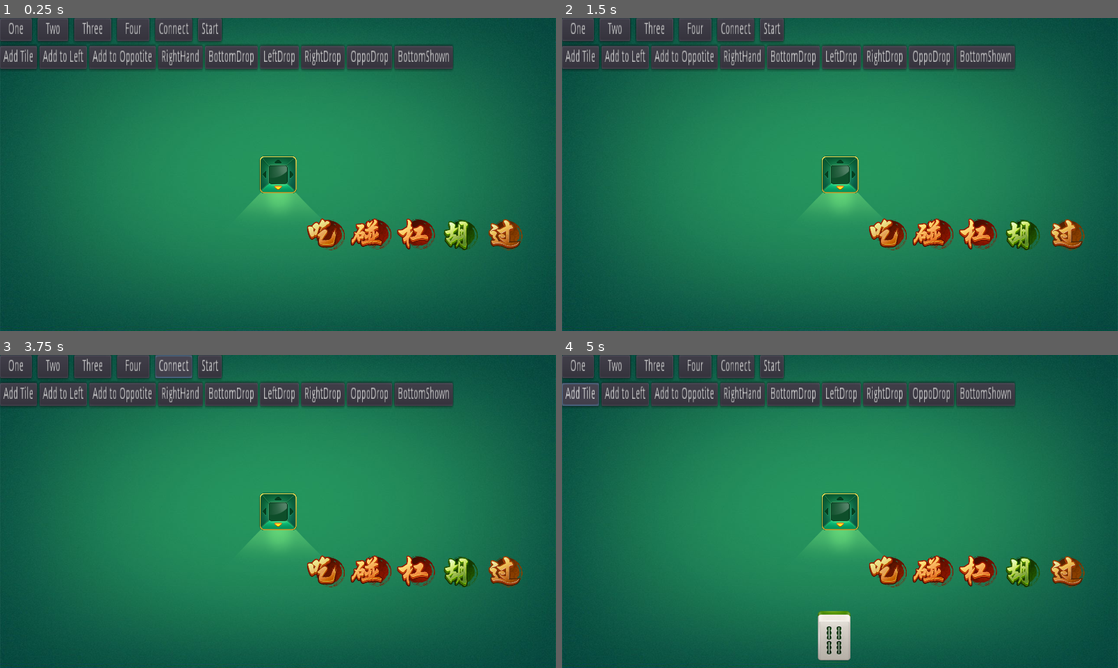
Above: before the commit, frames 1-4 (two rows, left to right).
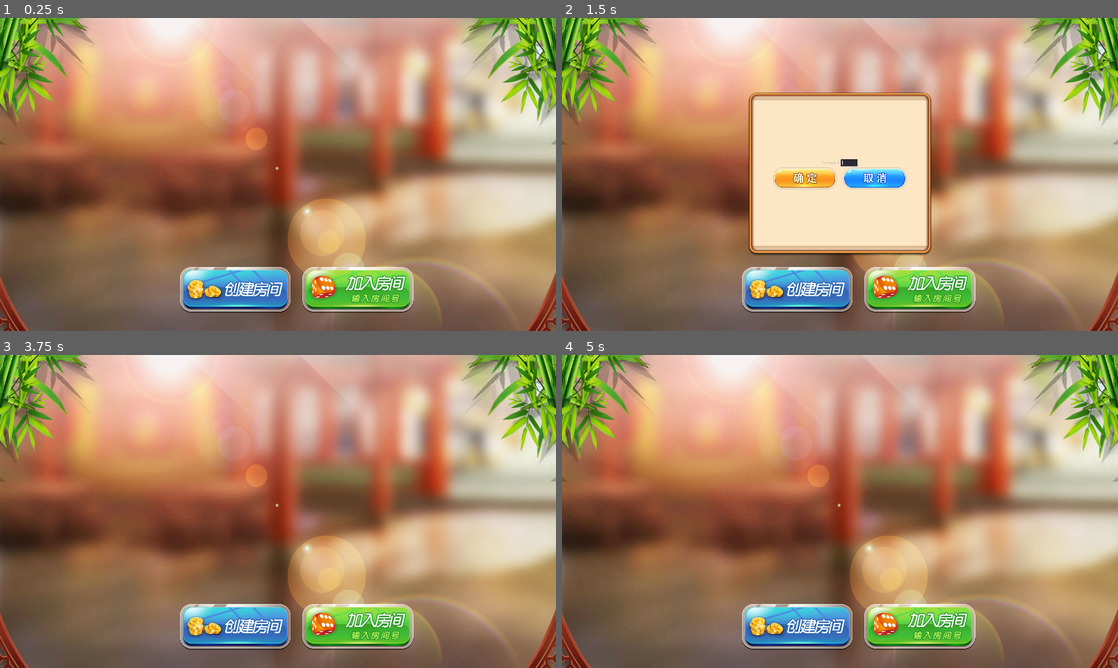
Above: after the commit, the same moments.

Repository: c-my/MahjongGame
Game: Godot game, scene res://Hall.tscn
The game is run twice, just before and just after one commit, with the same random seed, the same clock (stepped at 60 frames per second) and the same inputs. Before the commit the project starts from res://Table/Table.tscn.
Inputs (mouse positions are in pixels of both pictures, inside the frame that each line leads up to):
- Up to frame 1 (0.25 s): no input
- Up to frame 2 (1.5 s): click (890, 233) at 0.52 s; click (795, 290) at 1.27 s
- Up to frame 3 (3.75 s): click (417, 570) at 2.02 s; click (311, 514) at 2.77 s; click (172, 367) at 3.5 s, where only the run before the commit has a clickable "Connect"
- Up to frame 4 (5 s): click (578, 395) at 4.25 s, where only the run before the commit has a clickable "Add Tile"

The runs differ from the first frame. In frame 1, 100% of the frame differs, in the area x 0-100%, y 0-100%; in frame 2, 100%; in frame 3, 100%; in frame 4, 100%.
Error before the commit: Invalid get index 'chow_types' (on base: 'Nil'). (res://Table/Table.gd:43)

Commit message:
Feature: create room and join

Diff:
--- a/Constants.gd
+++ b/Constants.gd
@@ -59,6 +59,11 @@
 	const SEPARATION = 30
 	const MARGIN_BOTTOM = 350
 
+class HTTP:
+	const BASE_URL = "http://127.0.0.1"
+	const PORT = "1114"
+	const ROOM_URL = BASE_URL+":"+PORT+"/room/"
+
 
 # Called when the node enters the scene tree for the first time.
 func _ready():
--- /dev/null
+++ b/Hall.gd
@@ -0,0 +1,62 @@
+extends Node2D
+
+
+var my_user_id=0
+
+
+# Called when the node enters the scene tree for the first time.
+func _ready():
+	$CreateRoomRequest.connect("request_completed", self, "on_request_completed")
+	ConnManager.connect("conn_success", self, "on_ws_established")
+
+
+
+# Called every frame. 'delta' is the elapsed time since the previous frame.
+#func _process(delta):
+#	pass
+
+func on_ws_established():
+	get_tree().change_scene("res://Table/Table.tscn")
+	pass
+
+func _on_CreateRoomButton_pressed():
+	$CreateRoomDialog.popup_centered()
+
+func _on_CancelButton_pressed():
+	$CreateRoomDialog.hide()
+	pass # Replace with function body.
+
+func on_request_completed(result, response_code, headers, body):
+	if result!=HTTPRequest.RESULT_SUCCESS:
+		pass
+	var json = JSON.parse(body.get_string_from_utf8())
+	var res = json.result
+	if res["success"]==true:
+		print_debug("room created")
+		# connect to websocket
+		ConnManager.connect_ws(my_user_id)
+	else:
+		print_debug("failed to create room")
+
+
+func send_create_room():
+	var use_ssl = false
+	var headers = ["Content-Type: application/json"]
+	var dict = {"user_id":my_user_id,
+		"passwd":$CreateRoomDialog/VoxContainer/PasswdContainer/PasswordEdit.text}
+	var data = to_json(dict)
+	$CreateRoomRequest.request(Constants.HTTP.ROOM_URL, headers, use_ssl, HTTPClient.METHOD_POST, data)
+
+
+func send_join_room():
+	var use_ssl = false
+	var headers = ["Content-Type: application/json"]
+	var dict = {"user_id":my_user_id,
+		"room_id":0,
+		"passwd":""}
+	var data = to_json(dict)
+
+
+
+func _on_ConfirmButton_pressed():
+	send_create_room()
--- a/Hall.tscn
+++ b/Hall.tscn
@@ -1,10 +1,19 @@
-[gd_scene load_steps=4 format=2]
+[gd_scene load_steps=9 format=2]
 
 [ext_resource path="res://Asset/HallBackground.png" type="Texture" id=1]
 [ext_resource path="res://Asset/Button/RoomControl/CreateRoom.png" type="Texture" id=2]
 [ext_resource path="res://Asset/Button/RoomControl/EnterRoom.png" type="Texture" id=3]
+[ext_resource path="res://Hall.gd" type="Script" id=4]
+[ext_resource path="res://Asset/Button/General/Confirm.png" type="Texture" id=5]
+[ext_resource path="res://Asset/Button/General/Cancel.png" type="Texture" id=6]
+[ext_resource path="res://Asset/PopupBackground.png" type="Texture" id=7]
+
+[sub_resource type="StyleBoxTexture" id=1]
+texture = ExtResource( 7 )
+region_rect = Rect2( 0, 0, 640, 569 )
 
 [node name="Node2D" type="Node2D"]
+script = ExtResource( 4 )
 
 [node name="TextureRect" type="TextureRect" parent="."]
 margin_right = 1920.0
@@ -20,7 +29,8 @@
 margin_top = 859.261
 margin_right = 1417.26
 margin_bottom = 1018.26
-custom_constants/separation = 30
+custom_constants/separation = 40
+alignment = 1
 __meta__ = {
 "_edit_use_anchors_": false
 }
@@ -34,10 +44,62 @@
 }
 
 [node name="EnterRoomButton" type="TextureButton" parent="ButtonContainer"]
-margin_left = 413.0
-margin_right = 796.0
+margin_left = 423.0
+margin_right = 806.0
 margin_bottom = 159.0
 texture_normal = ExtResource( 3 )
 __meta__ = {
 "_edit_use_anchors_": false
 }
+
+[node name="CreateRoomDialog" type="PopupPanel" parent="."]
+margin_right = 48.0
+margin_bottom = 40.0
+custom_styles/panel = SubResource( 1 )
+popup_exclusive = true
+
+[node name="TextureRect" type="TextureRect" parent="CreateRoomDialog"]
+visible = false
+margin_right = 640.0
+margin_bottom = 569.0
+texture = ExtResource( 7 )
+
+[node name="VoxContainer" type="VBoxContainer" parent="CreateRoomDialog"]
+margin_right = 640.0
+margin_bottom = 569.0
+alignment = 1
+
+[node name="PasswdContainer" type="HBoxContainer" parent="CreateRoomDialog/VoxContainer"]
+margin_right = 40.0
+margin_bottom = 40.0
+alignment = 1
+
+[node name="PasswordLabel" type="Label" parent="CreateRoomDialog/VoxContainer/PasswdContainer"]
+margin_right = 40.0
+margin_bottom = 14.0
+text = "Password"
+
+[node name="PasswordEdit" type="LineEdit" parent="CreateRoomDialog/VoxContainer/PasswdContainer"]
+margin_right = 58.0
+margin_bottom = 24.0
+
+[node name="ButtonContainer" type="HBoxContainer" parent="CreateRoomDialog/VoxContainer"]
+margin_right = 40.0
+margin_bottom = 40.0
+custom_constants/separation = 20
+alignment = 1
+
+[node name="ConfirmButton" type="TextureButton" parent="CreateRoomDialog/VoxContainer/ButtonContainer"]
+margin_right = 40.0
+margin_bottom = 40.0
+texture_normal = ExtResource( 5 )
+
+[node name="CancelButton" type="TextureButton" parent="CreateRoomDialog/VoxContainer/ButtonContainer"]
+margin_right = 40.0
+margin_bottom = 40.0
+texture_normal = ExtResource( 6 )
+
+[node name="CreateRoomRequest" type="HTTPRequest" parent="."]
+[connection signal="pressed" from="ButtonContainer/CreateRoomButton" to="." method="_on_CreateRoomButton_pressed"]
+[connection signal="pressed" from="CreateRoomDialog/VoxContainer/ButtonContainer/ConfirmButton" to="." method="_on_ConfirmButton_pressed"]
+[connection signal="pressed" from="CreateRoomDialog/VoxContainer/ButtonContainer/CancelButton" to="." method="_on_CancelButton_pressed"]
--- a/Network/ConnManager.gd
+++ b/Network/ConnManager.gd
@@ -9,6 +9,9 @@
 var port = "1114"
 
 signal recv_game_msg
+signal recv_table_order_msg
+signal conn_success
+signal conn_failed
 signal deal_tiles	# 发牌
 signal draw_tile	# 抓牌
 
@@ -28,9 +31,9 @@
 
 
 
-func connect_ws():
+func connect_ws(user_id):
 	# Initiate connection to the given URL.
-	var err = _client.connect_to_url(url+":"+port)
+	var err = _client.connect_to_url(url+":"+port+"/ws/"+ str(user_id))
 	if err != OK:
 		print("Unable to connect")
 		set_process(false)
@@ -48,6 +51,7 @@
 	# This is called on connection, "proto" will be the selected WebSocket
 	# sub-protocol (which is optional)
 	print("Connected with protocol: ", proto)
+	emit_signal("conn_success")
 	# You MUST always use get_peer(1).put_packet to send data to server,
 	# and not put_packet directly when not using the MultiplayerAPI.
 #	_client.get_peer(1).put_packet("Test packet".to_utf8())
@@ -62,6 +66,8 @@
 	var json = json_recv.result
 	if json["msg_type"]==Message.msg_type.GAME_MSG:
 		emit_signal("recv_game_msg", json)
+	elif json["msg_type"]==Message.msg_type.TABLE_ORDER_MSG:
+		emit_signal("recv_table_order_msg", json)
 	print_debug("msg_type: ", json_recv.result["msg_type"])
 
 func _process(delta):
--- a/Network/Message.gd
+++ b/Network/Message.gd
@@ -10,9 +10,9 @@
 func _ready():
 	pass # Replace with function body.
 
-enum msg_type{GAME_MSG}
+enum msg_type{GAME_MSG, TABLE_ORDER_MSG}
 
-enum player_action{START,DEAL, CHOW,PONG, EXPOSED_KONG, CONCEALED_KONG, ADDED_KONG, WIN, CANCEL, DISCARD, DRAW}
+enum player_action{START,DEAL, CHOW,PONG, EXPOSED_KONG, CONCEALED_KONG, ADDED_KONG, WIN, CANCEL, DISCARD, DRAW, READY}
 
 enum chow_type{LEFT, MID, RIGHT, NAC}
 
--- a/Table/BottomHand.gd
+++ b/Table/BottomHand.gd
@@ -39,10 +39,10 @@
 
 	set_position(Vector2(x, y))
 	for i in range(tiles.size()):
-#		if new_tile_flag and new_tile_number!=0 and tiles[i].suit==new_tile_number and tiles[i].number==new_tile_number:
-#			new_tile_flag = false
-#			new_tile_index = i
-#			continue
+		if new_tile_flag and new_tile_number!=0 and tiles[i].suit==new_tile_number and tiles[i].number==new_tile_number:
+			new_tile_flag = false
+			new_tile_index = i
+			continue
 		if not tiles[i].is_selected:
 			tiles[i].position = Vector2(i*Constants.Tile.WIDTH, 0)
 		else:
--- a/Table/LeftChow.gd
+++ b/Table/LeftChow.gd
@@ -40,6 +40,7 @@
 		return
 	if (event is InputEventMouseButton or event is InputEventScreenTouch) and event.pressed:
 		if Rect2(0,0,Constants.Tile.CHOW_WIDTH*3, Constants.Tile.HEIGHT).has_point(to_local(event.position)):
+			print_debug("pressed")
 			emit_signal("pressed")
 			get_tree().set_input_as_handled()
 
--- a/Table/Table.gd
+++ b/Table/Table.gd
@@ -1,9 +1,6 @@
 extends Node2D
 
 
-# Declare member variables here. Examples:
-# var a = 2
-# var b = "text"
 var Tile = preload("res://Tile.tscn")
 var is_my_turn = false
 var has_actions = false #用于控制能否发牌
@@ -16,6 +13,7 @@
 # Called when the node enters the scene tree for the first time.
 func _ready():
 	ConnManager.connect("recv_game_msg", self, "handle_game_msg")
+	ConnManager.connect("recv_table_order_msg", self, "handle_table_order_msg")
 
 	$PlayerAction/Chow.connect("pressed", self, "handle_chow")
 	$PlayerAction/Pong.connect("pressed", self, "handle_pong")
@@ -38,8 +36,14 @@
 	current_msg = msg
 	just_clicked = false
 
+func handle_table_order_msg(msg):
+	my_table_order = msg["table_order"]
+	print_debug("set table order: ", my_table_order)
+
 
 func handle_chow():
+	if current_msg == null:
+		return
 	var chow_types = current_msg["chow_types"]
 	if chow_types == null:
 		return
@@ -85,9 +89,9 @@
 	if current_kong_type == Message.player_action.EXPOSED_KONG:
 		ConnManager.send_exposedkong(current_msg["current_tile"], my_table_order)
 	elif current_kong_type == Message.player_action.CONCEALED_KONG:
-		pass
+		ConnManager.send_concealedkong(current_msg["current_tile"], my_table_order)
 	elif current_kong_type == Message.player_action.ADDED_KONG:
-		pass
+		ConnManager.send_addedkong(current_msg["current_tile"], my_table_order)
 
 
 
@@ -200,6 +204,8 @@
 	just_clicked = true
 
 
+# DEBUG AREA
+# following functions will be removed when release
 
 func _on_Button_pressed():
 	var tile = Tile.instance()
@@ -230,10 +236,6 @@
 
 func _on_Button7_pressed():
 	my_table_order = 3
-
-
-func _on_Button8_pressed():
-	ConnManager.connect_ws()
 
 
 func _on_Button9_pressed():
--- a/Table/Table.tscn
+++ b/Table/Table.tscn
@@ -229,15 +229,9 @@
 margin_bottom = 20.0
 text = "  Four  "
 
-[node name="ConnectButton" type="Button" parent="VBoxContainer/TestButtons"]
+[node name="StartButton" type="Button" parent="VBoxContainer/TestButtons"]
 margin_left = 268.0
-margin_right = 332.0
-margin_bottom = 20.0
-text = "Connect"
-
-[node name="StartButton" type="Button" parent="VBoxContainer/TestButtons"]
-margin_left = 342.0
-margin_right = 383.0
+margin_right = 309.0
 margin_bottom = 20.0
 text = "Start"
 
@@ -308,7 +302,6 @@
 [connection signal="pressed" from="VBoxContainer/TestButtons/Two" to="." method="_on_Button5_pressed"]
 [connection signal="pressed" from="VBoxContainer/TestButtons/Three" to="." method="_on_Button6_pressed"]
 [connection signal="pressed" from="VBoxContainer/TestButtons/Four" to="." method="_on_Button7_pressed"]
-[connection signal="pressed" from="VBoxContainer/TestButtons/ConnectButton" to="." method="_on_Button8_pressed"]
 [connection signal="pressed" from="VBoxContainer/TestButtons/StartButton" to="." method="_on_Button9_pressed"]
 [connection signal="pressed" from="VBoxContainer/HBoxContainer/Button" to="." method="_on_Button_pressed"]
 [connection signal="pressed" from="VBoxContainer/HBoxContainer/Button3" to="." method="_on_Button3_pressed"]
--- a/project.godot
+++ b/project.godot
@@ -16,7 +16,7 @@
 [application]
 
 config/name="MahjongGame"
-run/main_scene="res://Table/Table.tscn"
+run/main_scene="res://Hall.tscn"
 config/icon="res://icon.png"
 
 [autoload]
Binary file added: Asset/Button/General/Cancel.png
Not shown, added: Asset/Button/General/Cancel.png.import
Binary file added: Asset/Button/General/Confirm.png
Not shown, added: Asset/Button/General/Confirm.png.import
Binary file added: Asset/PopupBackground.png
Not shown, added: Asset/PopupBackground.png.import
